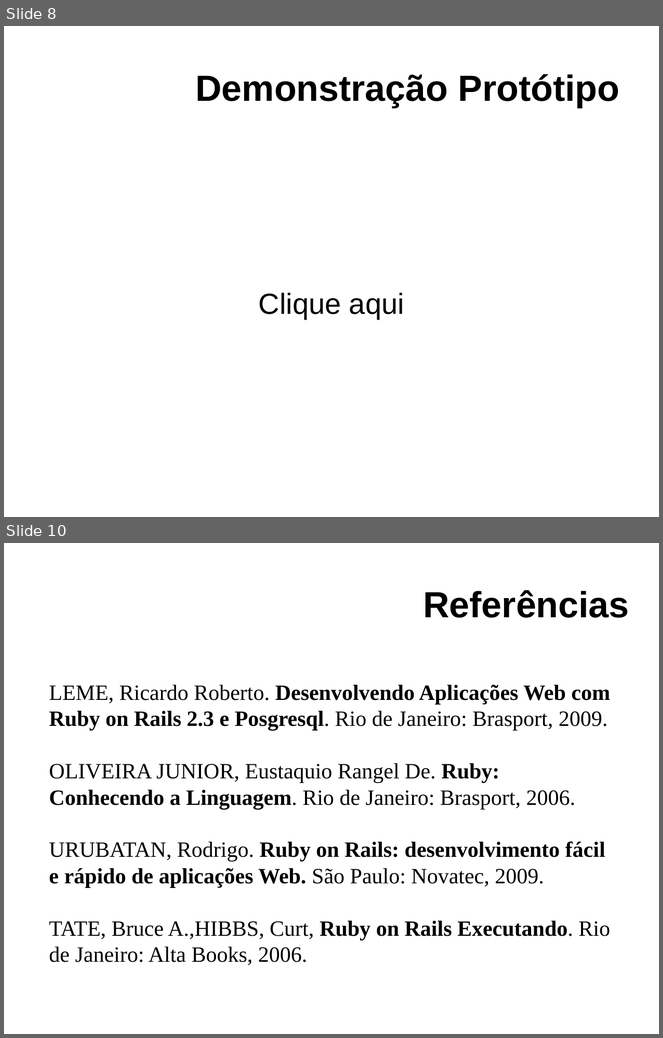
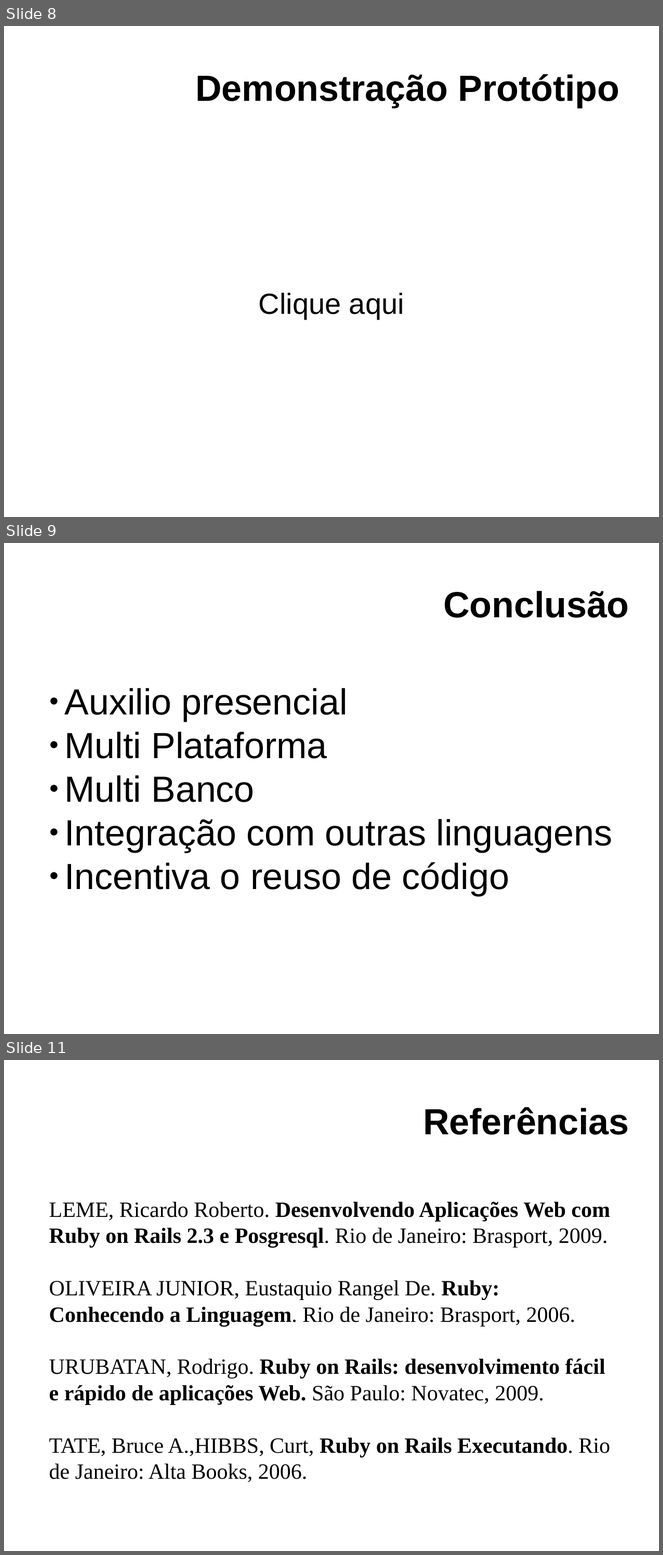
Before and after one commit to clairton/crh, a slide deck: slides.odp. Shown one above the other, each under a label of ours: slides 8 and 10 before the commit, slides 8, 9 and 11 after it; the slides between them are not shown. The pictures are 663x1038 and 663x1555 pixels, drawn with LibreOffice and Linux fonts; fonts in the diff are those of the drawing; background and template pictures are left out. Boxes give left, top, right and bottom in pixels: in the first picture for what was removed or moved away, otherwise in the second. Text is boxed around its words. In the diff, an @@ line names an element or a change of style, - is before the commit and + after.

```diff
--- a/slides.odp
+++ b/slides.odp
@@ slide 9 added at box(4, 543, 659, 1034), background picture (left out) @@
@@ title added at box(443, 591, 629, 618), 40 pt, text #000000, bold @@
+Conclusão
@@ text added at box(64, 688, 612, 896), 40 pt, text #000000 @@
+● Auxilio presencial
+● Multi Plataforma
+● Multi Banco
+● Integração com outras linguagens
+● Incentiva o reuso de código
@@ what was slide 10 is now slide 11 @@
```
Also in this commit, not shown: 1 other slide added, 1 slide removed.
